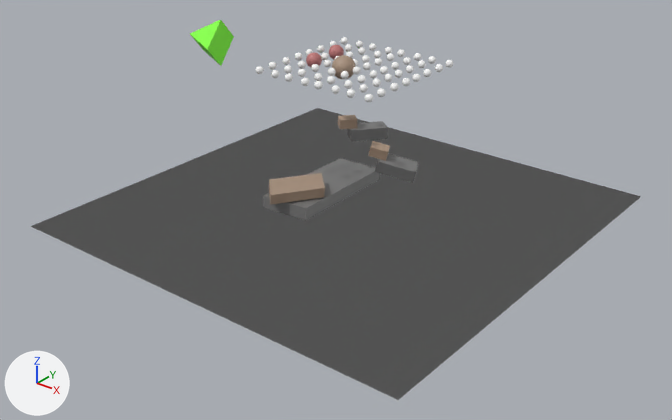
The glTF model gltf-extras/public/levels/compound_scene.glb as it was, and as the next commit left it.
One viewpoint serves both versions: a 50 mm camera at (17.8, -22.8, 14.1) aimed at (0.5, -1.2, 0.7). The lights are fixed; the arrows at lower left show +X, +Y and +Z. Where no turn or scale is listed for an object, it has been applied to the vertices.

The first picture shows 'Child_Cube_1', 'Child_Cube_1.001', 'Child_Cube_1.002', 'Child_Cube_2', 'Child_Cube_2.001', 'Child_Cube_2.002', 'Cube', 'Prism', 'Sphere (36)'.
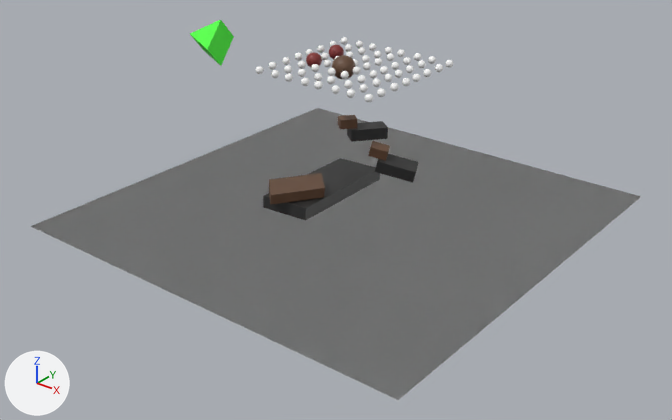
What differs and where, as boxes (x1, y1, x2, y2) in the pictures (672 x 420 px):
'Cube', surface changed
    both: (31, 108, 641, 400)
'Child_Cube_1.002', recoloured (grey to black)
    both: (263, 158, 380, 220)
'Child_Cube_2.002', recoloured (beige to brown)
    both: (269, 173, 325, 205)
'Prism', recoloured
    both: (190, 20, 234, 66)
'Child_Cube_1.001', recoloured (grey to black)
    both: (375, 154, 418, 183)
'Child_Cube_1', recoloured (grey to black)
    both: (347, 121, 388, 142)
'Sphere (36)', recoloured (beige to brown)
    both: (332, 55, 356, 79)
'Child_Cube_2.001', recoloured
    both: (368, 141, 390, 161)
'Child_Cube_2', recoloured
    both: (338, 115, 357, 130)

The change in detail:
Material 'Brown' (mat_brown) changes colour from beige #a9917d to brown #654834; in linear values from (0.396, 0.282, 0.204) to (0.13, 0.0647, 0.0343).
Material 'Gray' (mat_gray) changes colour from grey #787878 to black #303030; in linear values from (0.189, 0.189, 0.189) to (0.0297, 0.0297, 0.0297).
In material 'Default-Line' (mat_default_line), metallic goes from 0.0 to 1.0.
Material 'Grass' (mat_grass) changes colour from green #78ff00 to green #30ff00; in linear values from (0.189, 1.0, 0.0) to (0.0297, 1.0, 0.0).
